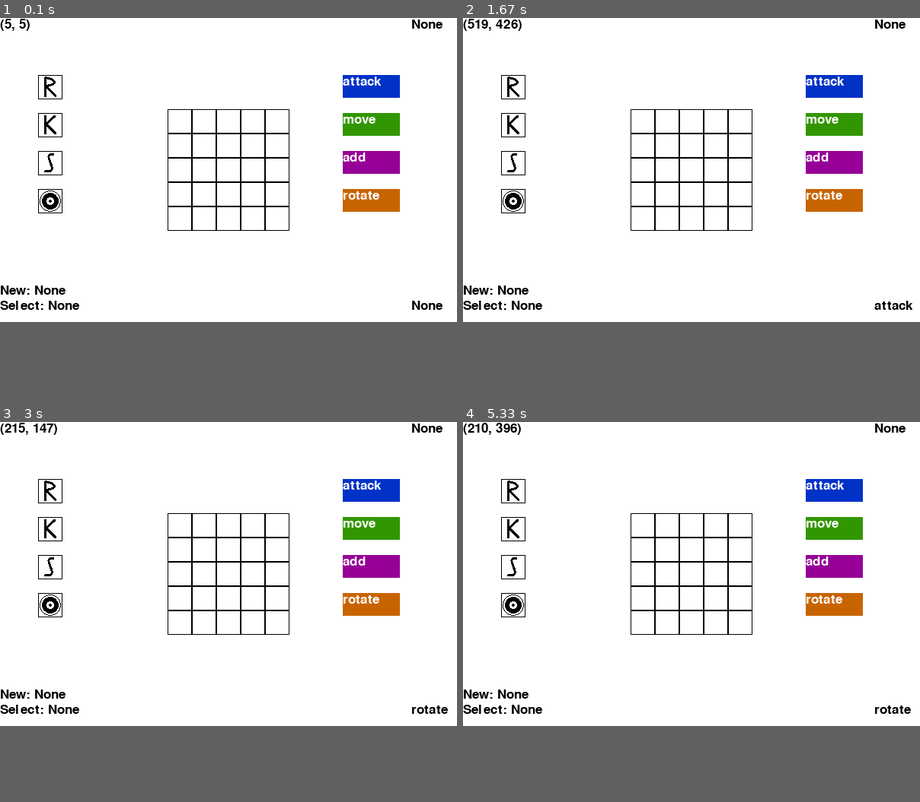
Above: before the commit, frames 1-4 (two rows, left to right).
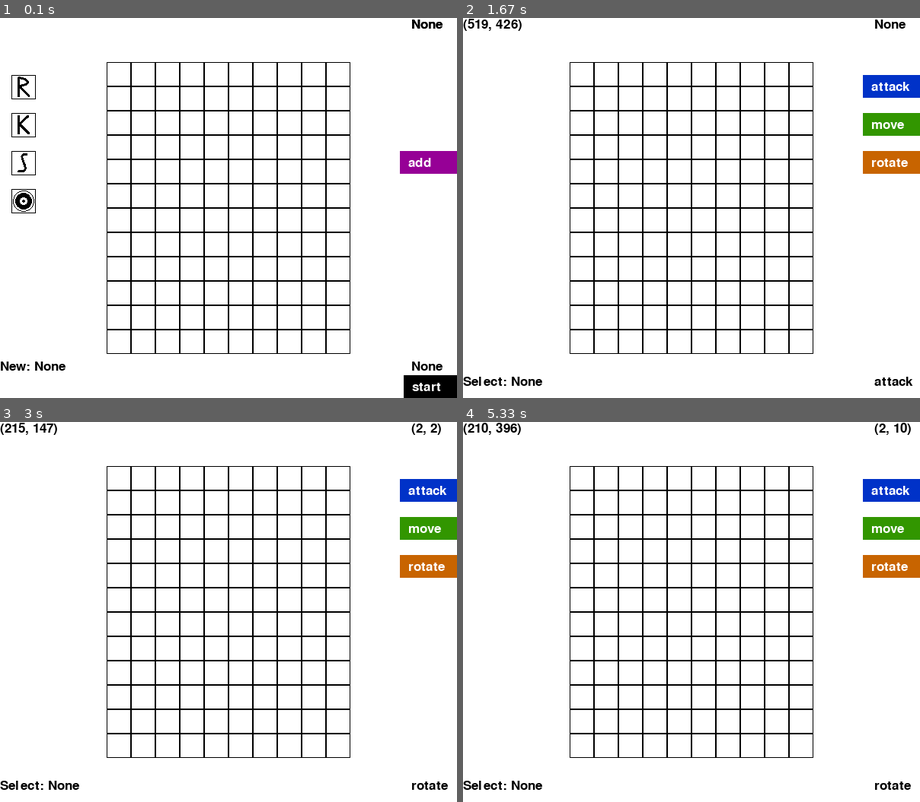
Above: after the commit, the same moments.

Repository: hornsbym/WarGame
Game: pygame game, started from Game.py
The game is run twice, just before and just after one commit, with the same random seed, the same clock (stepped at 60 frames per second) and the same inputs.
Inputs (mouse positions are in pixels of both pictures, inside the frame that each line leads up to):
- Up to frame 1 (0.1 s): no input
- Up to frame 2 (1.67 s): click (892, 386) at 0.38 s, where only the run after the commit has a clickable "start"; click (691, 234) at 0.72 s; click "attack" at 1.05 s; click (856, 341) at 1.38 s
- Up to frame 3 (3 s): click "rotate" at 1.72 s; click (205, 710) at 2.05 s; click (214, 547) at 2.38 s; click (164, 532) at 2.72 s
- Up to frame 4 (5.33 s): click (810, 577) at 3.05 s; click (833, 604) at 3.38 s; click (787, 543) at 3.72 s; click (558, 539) at 4.05 s; click (709, 596) at 4.38 s; click (558, 589) at 4.72 s; click (622, 722) at 5.05 s
In our replay, the window is 600x400 before the commit and 600x500 after it. These sizes can differ from the game's own. Grey fills any space a smaller window leaves; there, only what the larger window draws over its background counts as a difference.

The runs differ from the first frame. In frame 1, 12% of the frame differs, in the area x 0-100%, y 0-100%; in frame 2, 12%; in frame 3, 12%; in frame 4, 12%, in the area x 0-100%, y 0-97%.

Commit message:
Separated the troop placement stage from movement and attack stage. Fixed bug where only the bottom-right quadrant of the board was available. Fixed another bug where pieces would attack 1 square less than they needed to. TO-DO: Implement Player class, enable turning from one player to another, finish implementing game rules.

Diff:
--- a/Board.py
+++ b/Board.py
@@ -5,14 +5,13 @@
     """Represents the playing surface for the game.
        Holds and represents an array of squares."""
 
-    def __init__(self, width=10, height=9, coords=(0,0)):
+    def __init__(self, width, height, centerCoords):
         """ width = Integer specifying how many squares wide the game board should be.
            height = Integer specifying how many squares tall the board should be.
-           coords = Tuple specifying the starting position (in pixel coordinates) for the
-                     upper-left hand corner of the board."""
+           coords = Tuple specifying the center coordinates of the display."""
         self.width = width
         self.height = height
-        self.startingCoords = coords
+        self.centerCoords = centerCoords
         self.squares = []
 
         self.makeBoard()
@@ -21,10 +20,13 @@
         """Populates the board with squares."""
         board = []
 
+        xOffset = round(self.width * 32//2)
+        yOffset = round(self.height * 32//2)
+
         for x in range(self.width):
             row = []
             for y in range(self.height):
-                row.append(Square(x,y,self.startingCoords))
+                row.append(Square(x,y,(self.centerCoords[0]-xOffset,self.centerCoords[1]-yOffset)))
 
             board.append(row)
 
@@ -75,11 +77,12 @@
         """Accepts a tuple of coordinates in form (x,y).
            Returns True if the coordinates fall within the board's active area.
            Returns False if not."""
-        xRange = self.startingCoords[0]+(self.width*32)
-        yRange = self.startingCoords[1]+(self.height*32)
 
-        if coords[0] > self.startingCoords[0] and coords[0] < xRange:
-            if coords[1] > self.startingCoords[1] and coords[1] < yRange:
+        xRange = self.centerCoords[0]+(self.width*32//2)
+        yRange = self.centerCoords[1]+(self.height*32//2)
+
+        if coords[0] > self.centerCoords[0]-(self.width*32//2) and coords[0] < xRange:
+            if coords[1] > self.centerCoords[1]-(self.height*32//2) and coords[1] < yRange:
                 return True
 
         return False
@@ -104,7 +107,8 @@
 
         # Attacks up or down
         if orientation == (1,1) or orientation == (-1,-1):
-            for y in range(attackerY,attackerY+orientation[1]*(attackerRange),orientation[1]):
+            for y in range(attackerY,attackerY+orientation[1]*(attackerRange+1),orientation[1]):
+                print('attacking y:',y)
                 if y != attackerY:
                     if self.squares[attackerX][y].getTroop() != None:
                         self.squares[attackerX][y].getTroop().takeDamage(attackerStrength)
@@ -112,8 +116,8 @@
 
         # Attacks left or right
         if orientation == (-1,1) or orientation == (1,-1):
-            for x in range(attackerX,attackerX+orientation[0]*(attackerRange),orientation[0]):
-                print(x)
+            for x in range(attackerX,attackerX+orientation[0]*(attackerRange+1),orientation[0]):
+                print("attacking x:", x)
                 if x != attackerX:
                     if self.squares[x][attackerY].getTroop() != None:
                         self.squares[x][attackerY].getTroop().takeDamage(attackerStrength)
--- a/CommandButton.py
+++ b/CommandButton.py
@@ -20,7 +20,7 @@
         pg.draw.rect(display, self.color, (self.coords[0], self.coords[1], 75, 30))
         font = pg.font.SysFont(None, 25)
         text = font.render(self.value, True, (255,255,255))
-        display.blit(text, (self.coords[0], self.coords[1]))
+        display.blit(text, (self.coords[0]+.15*75, self.coords[1]+.25*30))
 
     def isClicked(self, coords):
         """Accepts a tuple of coordinates in form (x,y).
--- a/Game.py
+++ b/Game.py
@@ -7,13 +7,15 @@
 from CommandButton import CommandButton
 from Troop import Troop
 
-# Canned pg stuff:
+# Boilerplate pygame stuff:
 pg.init()
 clock = pg.time.Clock()
 displayWidth = 600
-displayHeight = 400
+displayHeight = 500
 display = pg.display.set_mode((displayWidth,displayHeight))
 display.fill((255,255,255))
+
+
 
 def displayText(string, tup=(0,0)):
     """Accepts a string and a tuple of x and y coordinates.
@@ -23,44 +25,55 @@
     text = font.render(string, True, (0,0,0))
     display.blit(text, tup)
 
-def main():
-    """Executes the startup script and initiates the main game loop."""
-
-    # Creates a new board in the middle of the screen.
-    b = Board(5,5,(round(displayWidth/2-80),round(displayHeight/2)-80))
-
-    rb = TroopButton(("rifleman",1,3,10,1,100,(1,1)), (50,75))
-    kb = TroopButton(("knight",1,1,10,2,100,(1,-1)), (50,125))
-    sb = TroopButton(("shield",1,1,10,1,200,(-1,-1)), (50, 175))
-    tb = TroopButton(('target',1,0,0,0,100,(1,-1)), (50,225))
-
-    attackButton = CommandButton("attack", (450, 75), (0,50,200))
-    moveButton = CommandButton("move", (450, 125), (50,150,0))
-    addButton = CommandButton("add", (450, 175), (150,0,150))
-    rotateButton = CommandButton("rotate", (450, 225), (200,100,0))
-
-
-    # Interface variables
-    square = None
-    newTroop = None
-    selectedTroop = None
-    command = None
-
-    while True:
+def setupStage():
+    """Determines dimensions of the game board, and eventually the player's army."""
+    loop = True
+    while (loop == True):
         # Gets all the events from the game window. A.k.a., do stuff here.
         for event in pg.event.get():
             if event.type == pg.QUIT:
                 pg.quit()
                 quit()
 
+        pg.display.update()
+        clock.tick(60)
+
+def placementStage():
+    """Executes the placement stage of the game"""
+    # Creates a new board in the middle of the screen.
+    b = Board(10,12,(displayWidth//2,displayHeight//2))
+
+    loop = True
+
+    startButton = CommandButton("start",(displayWidth-70, displayHeight-30), (0,0,0))
+    addButton = CommandButton("add", (displayWidth-75, 175), (150,0,150))
+
+    rb = TroopButton(("rifleman",1,3,10,1,100,(1,1)), (15,75))
+    kb = TroopButton(("knight",1,1,10,2,100,(1,1)), (15,125))
+    sb = TroopButton(("shield",1,1,10,1,200,(1,1)), (15, 175))
+    tb = TroopButton(('target',1,0,0,0,100,(1,1)), (15,225))
+
+    newTroop = None
+    command  = None
+    square   = None
+
+    while (loop == True):
+        # Gets all the events from the game window. A.k.a., do stuff here.
+        for event in pg.event.get():
+            if event.type == pg.QUIT:
+                pg.quit()
+                quit()
+
             if event.type == pg.MOUSEBUTTONDOWN:
                 coords = pg.mouse.get_pos()
+                print(b.isClicked(coords))
+                if startButton.isClicked(coords) == True:
+                    loop = False
                 if b.isClicked(coords) == True:
                     square = b.getSquareCoords(coords)
                 else:
                     square = None
                     newTroop = None
-                    selectedTroop = None
 
                 # Checks the troop placement buttons
                 if rb.isClicked(coords) == True:
@@ -72,26 +85,81 @@
                 if tb.isClicked(coords) == True:
                     newTroop = Troop(tb.getValue())
 
+                if addButton.isClicked(coords) == True:
+                    command = addButton.getValue()
+
+        # Clear previous screen, so it can be updated again.
+        display.fill((255,255,255))
+
+        b.showBoard(display)
+
+        rb.showButton(display)
+        kb.showButton(display)
+        sb.showButton(display)
+        tb.showButton(display)
+
+        addButton.showButton(display)
+        startButton.showButton(display)
+
+        if command == "add":
+            if newTroop != None and square != None:
+                b.setSquareValue(square,newTroop)
+                square = None
+                newTroop = None
+
+        displayText("New: "+str(newTroop), (0,displayHeight-50))
+        displayText(str(command), (displayWidth*.9,displayHeight-50))
+        displayText(str(square), (displayWidth*.9,0))
+        displayText(str(square), (displayWidth*.9,0))
+
+
+        pg.display.update()
+        clock.tick(60)
+
+    return b
+
+
+def battleStage(board):
+    """Executes the battle stage of the game."""
+    b = board
+
+    attackButton = CommandButton("attack", (displayWidth-75, 75), (0,50,200))
+    moveButton = CommandButton("move", (displayWidth-75, 125), (50,150,0))
+    rotateButton = CommandButton("rotate", (displayWidth-75, 175), (200,100,0))
+
+
+    # Interface variables
+    square = None
+    selectedTroop = None
+    command = None
+
+    while True:
+        # Gets all the events from the game window. A.k.a., do stuff here.
+        for event in pg.event.get():
+            if event.type == pg.QUIT:
+                pg.quit()
+                quit()
+
+            if event.type == pg.MOUSEBUTTONDOWN:
+                coords = pg.mouse.get_pos()
+                if b.isClicked(coords) == True:
+                    square = b.getSquareCoords(coords)
+                else:
+                    square = None
+                    selectedTroop = None
+
                 if attackButton.isClicked(coords) == True:
                     command = attackButton.getValue()
                 if moveButton.isClicked(coords) == True:
                     command = moveButton.getValue()
-                if addButton.isClicked(coords) == True:
-                    command = addButton.getValue()
                 if rotateButton.isClicked(coords) == True:
                     command = rotateButton.getValue()
 
         # Clear previous screen, so it can be updated again.
         display.fill((255,255,255))
 
-        rb.showButton(display)
-        kb.showButton(display)
-        sb.showButton(display)
-        tb.showButton(display)
-
         attackButton.showButton(display)
         moveButton.showButton(display)
-        addButton.showButton(display)
         rotateButton.showButton(display)
 
         b.showBoard(display)
@@ -103,13 +171,6 @@
                 selectedTroop = b.getSquareValue(square)
 
 
-        if command == "add":
-            if newTroop != None and square != None:
-                b.setSquareValue(square,newTroop)
-                square = None
-                newTroop = None
-
-
         if command == "attack":
             if selectedTroop != None and square != None:
                 b.attack(selectedTroop)
@@ -135,13 +196,13 @@
         displayText(str(pg.mouse.get_pos()), (0,0))
         displayText(str(square), (displayWidth*.9,0))
 
-        displayText("New: "+str(newTroop), (0,displayHeight-50))
         displayText("Select: "+str(selectedTroop), (0,displayHeight-30))
         displayText(str(command), (displayWidth*.9,displayHeight-30))
 
         pg.display.update()
         clock.tick(60)
 
-main()
+startingBoard = placementStage()
+battleStage(startingBoard)
 pg.quit()
 quit()
--- a/Square.py
+++ b/Square.py
@@ -66,7 +66,7 @@
             if orientation == (-1,-1):
                 img = pg.transform.rotate(img, 180)
 
-        display.blit(img, (self.coords[0] + (self.x * 32),self.coords[1] + ( self.y * 32)))
+        display.blit(img, (self.coords[0] + (self.x * 32), self.coords[1] + ( self.y * 32)))
 
     def isClicked(self, coords):
         """Accepts a tuple of coordinates in form (x,y).
